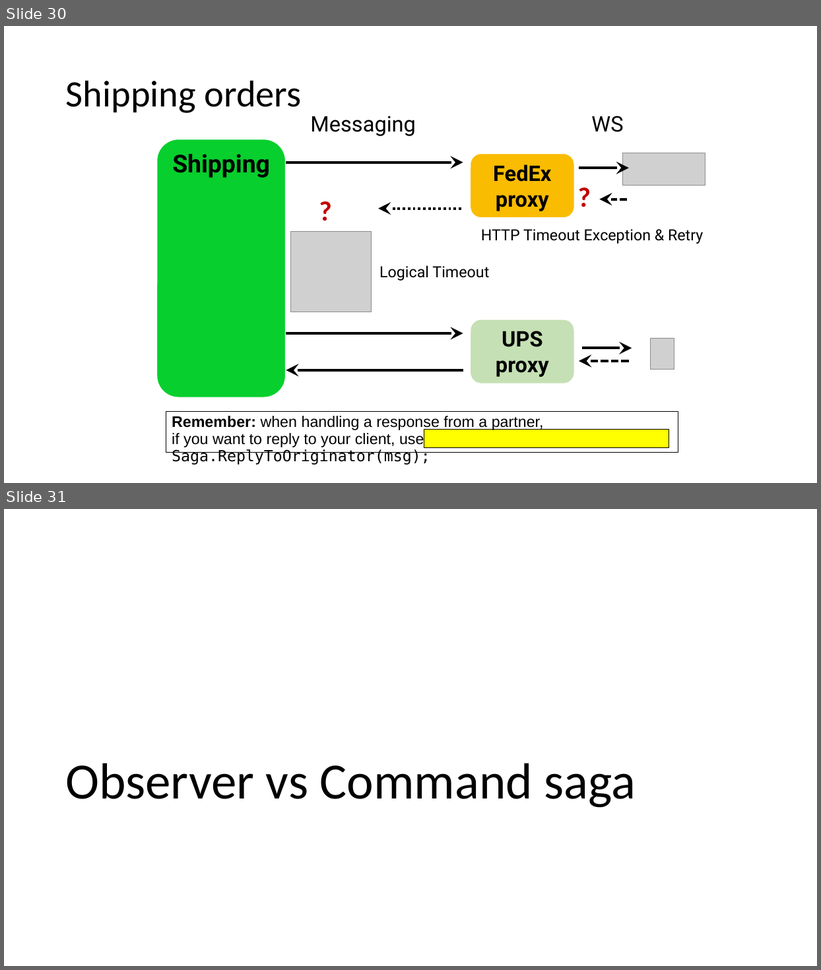
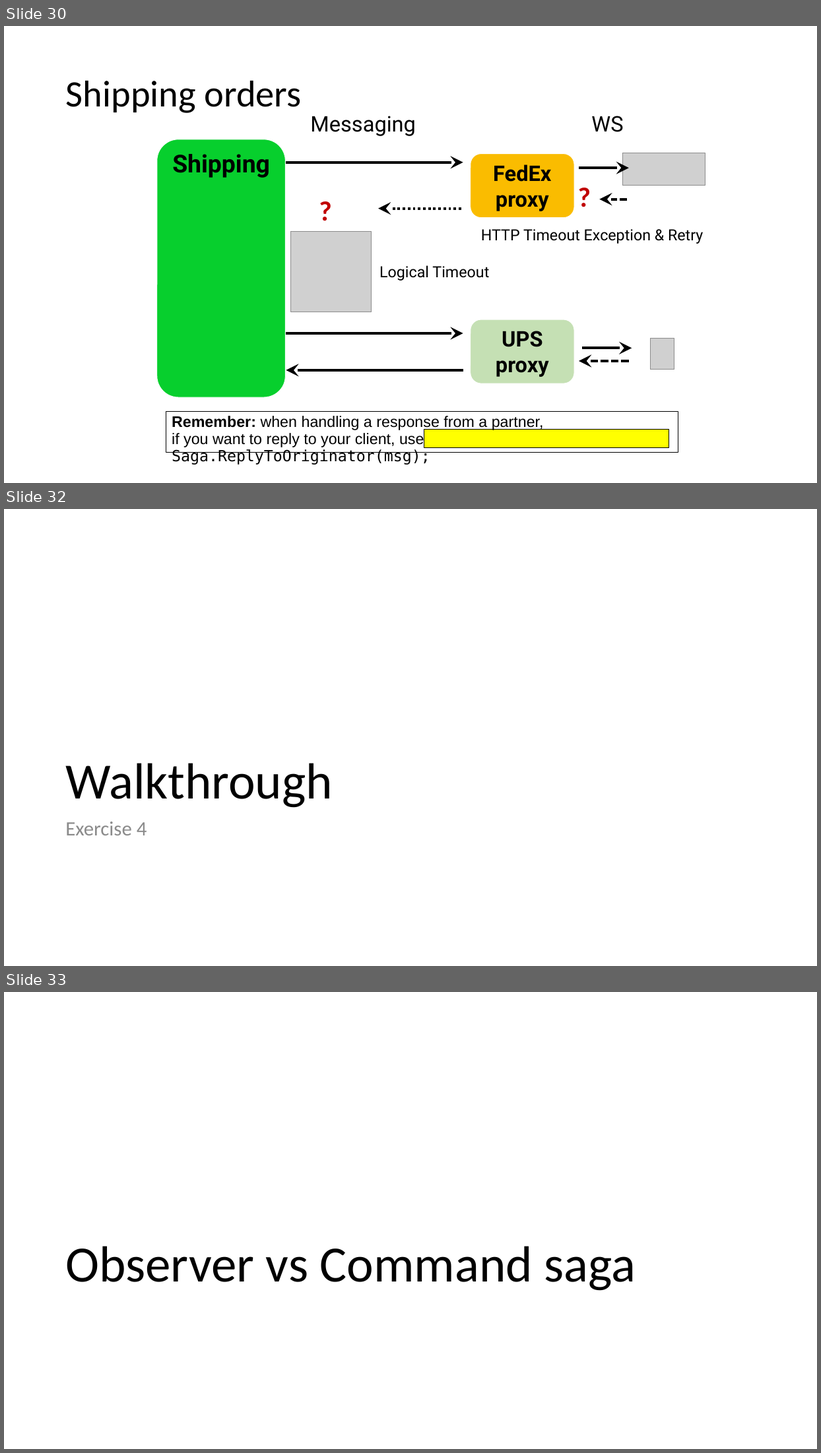
Before and after one commit to Particular/SagaMasterClass, a slide deck: SagaMasterClass.pptx. Shown one above the other, each under a label of ours: slides 30 and 31 before the commit, slides 30, 32 and 33 after it; the slides between them are not shown. The pictures are 821x970 and 821x1453 pixels, drawn with LibreOffice and Linux fonts; fonts in the diff are those of the drawing; grey boxes stand for pictures. Boxes give left, top, right and bottom in pixels: in the first picture for what was removed or moved away, otherwise in the second. Text is boxed around its words. In the diff, an @@ line names an element or a change of style, - is before the commit and + after.

```diff
--- a/SagaMasterClass.pptx
+++ b/SagaMasterClass.pptx
@@ slide 32 added at <box>4,509,817,966</box>, background #FFFFFF @@
@@ title added at <box>65,763,332,808</box>, 60 pt, text #000000 @@
+Walkthrough
@@ text added at <box>65,822,147,836</box>, 24 pt, text #8C8C8C @@
+Exercise 4
@@ what was slide 31 is now slide 33 @@
```
Also in this commit, not shown: 5 slides changed, 2 other slides added, 1 slide removed.
